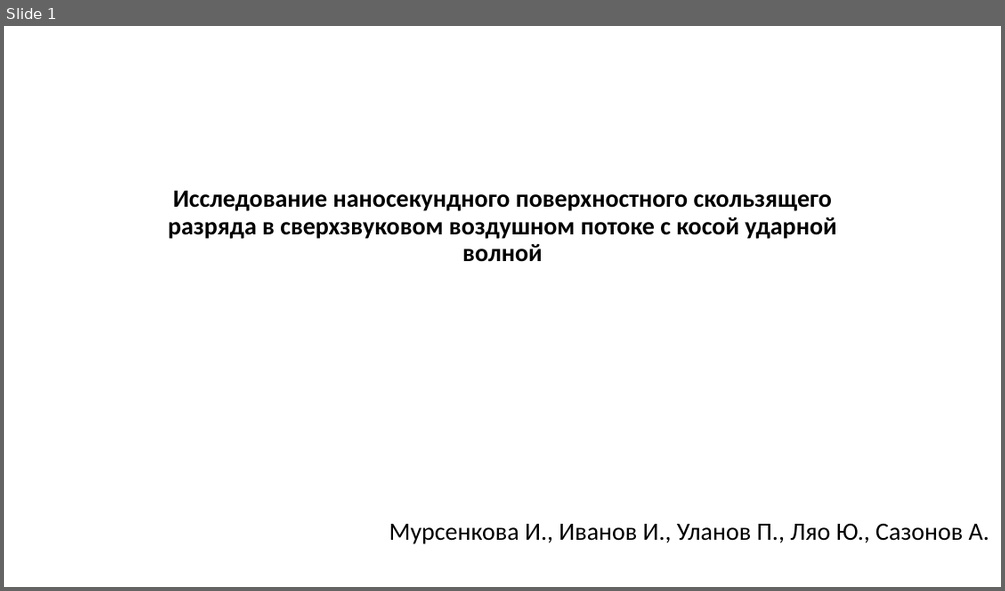
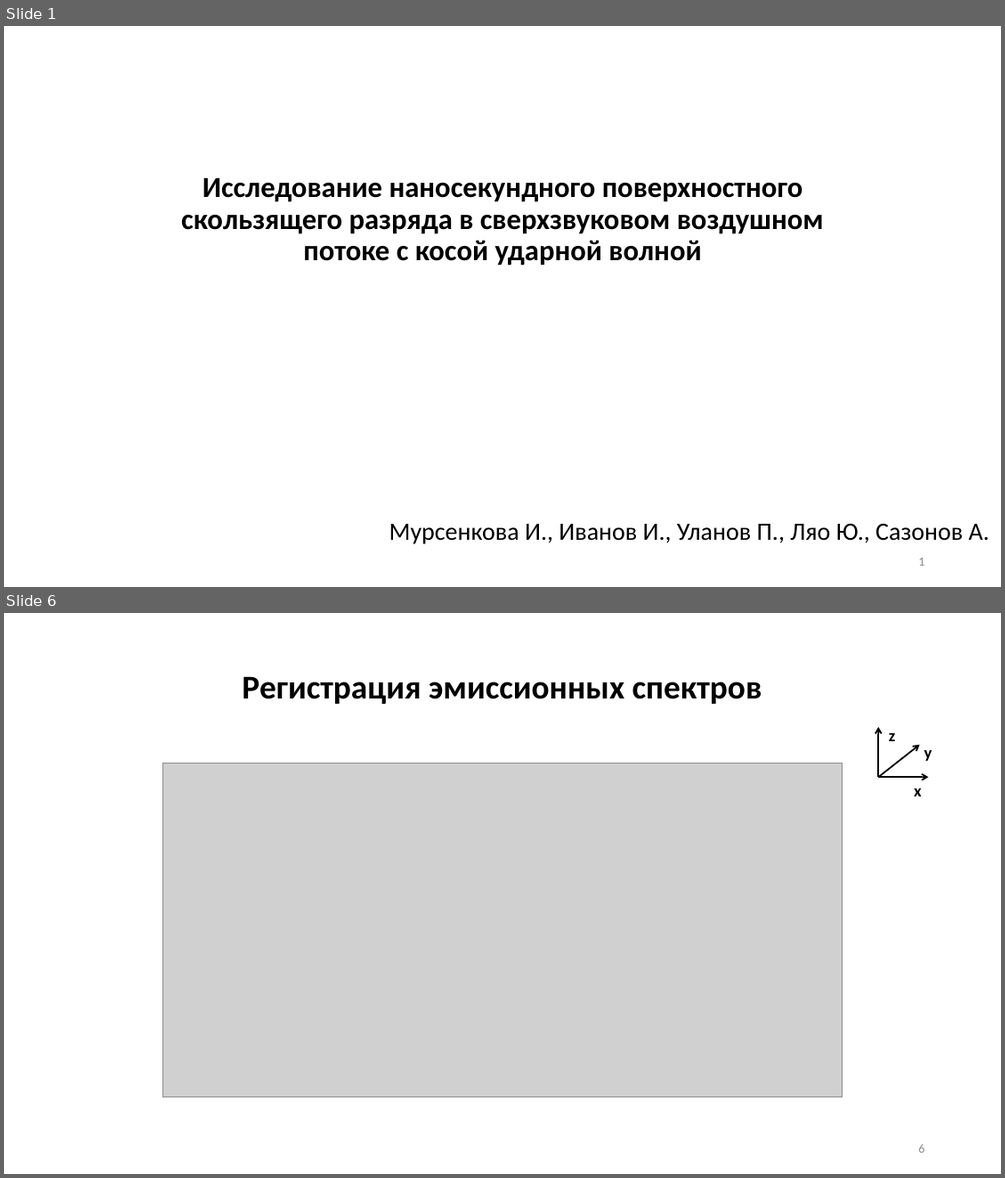
Before and after one commit to ulanich/msu, a slide deck: конференция/конференция.pptx. Shown one above the other, each under a label of ours: slide 1 before the commit, slides 1 and 6 after it; the slides between them are not shown. The pictures are 1005x591 and 1005x1178 pixels, drawn with LibreOffice and Linux fonts; fonts in the diff are those of the drawing; grey boxes stand for pictures. Boxes give left, top, right and bottom in pixels: in the first picture for what was removed or moved away, otherwise in the second. Text is boxed around its words. In the diff, an @@ line names an element or a change of style, - is before the commit and + after.

```diff
--- a/конференция/конференция.pptx
+++ b/конференция/конференция.pptx
@@ slide 6 added at (x1=4, y1=613, x2=1001, y2=1174), background #FFFFFF @@
@@ text added at (x1=242, y1=676, x2=762, y2=704), 32 pt, text #000000, bold @@
+Регистрация эмиссионных спектров
@@ picture added at (x1=163, y1=763, x2=842, y2=1097) @@
@@ group added at (x1=878, y1=727, x2=932, y2=796): 3 arrows, 3 texts @@
+x
+z
+y
@@ page number added at (x1=918, y1=1144, x2=924, y2=1152), 12 pt, text #8C8C8C @@
+6
@@ slide 1 changed as well @@
@@ title "Исследование наносекундного поверхностного скользящего разря ..." at (x1=181, y1=183, x2=824, y2=265): size 24 to 28 pt @@
@@ page number added at (x1=918, y1=557, x2=924, y2=565), 12 pt, text #8C8C8C @@
+1
```
Also in this commit, not shown: 7 other slides added, 1 slide removed.
